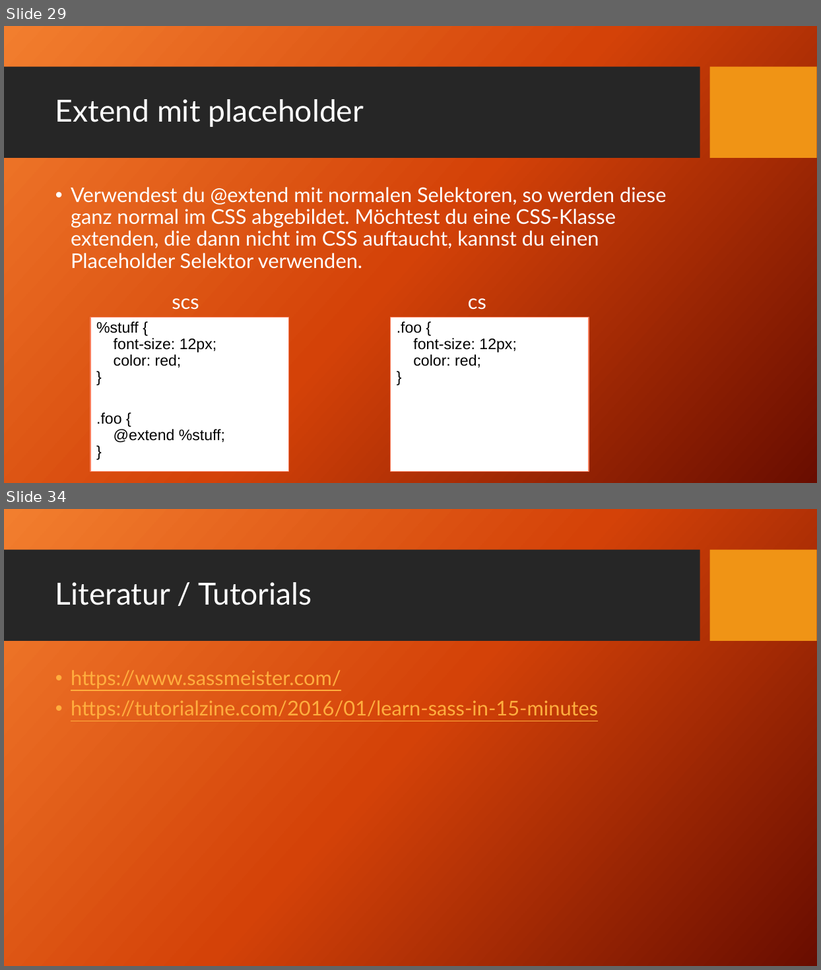
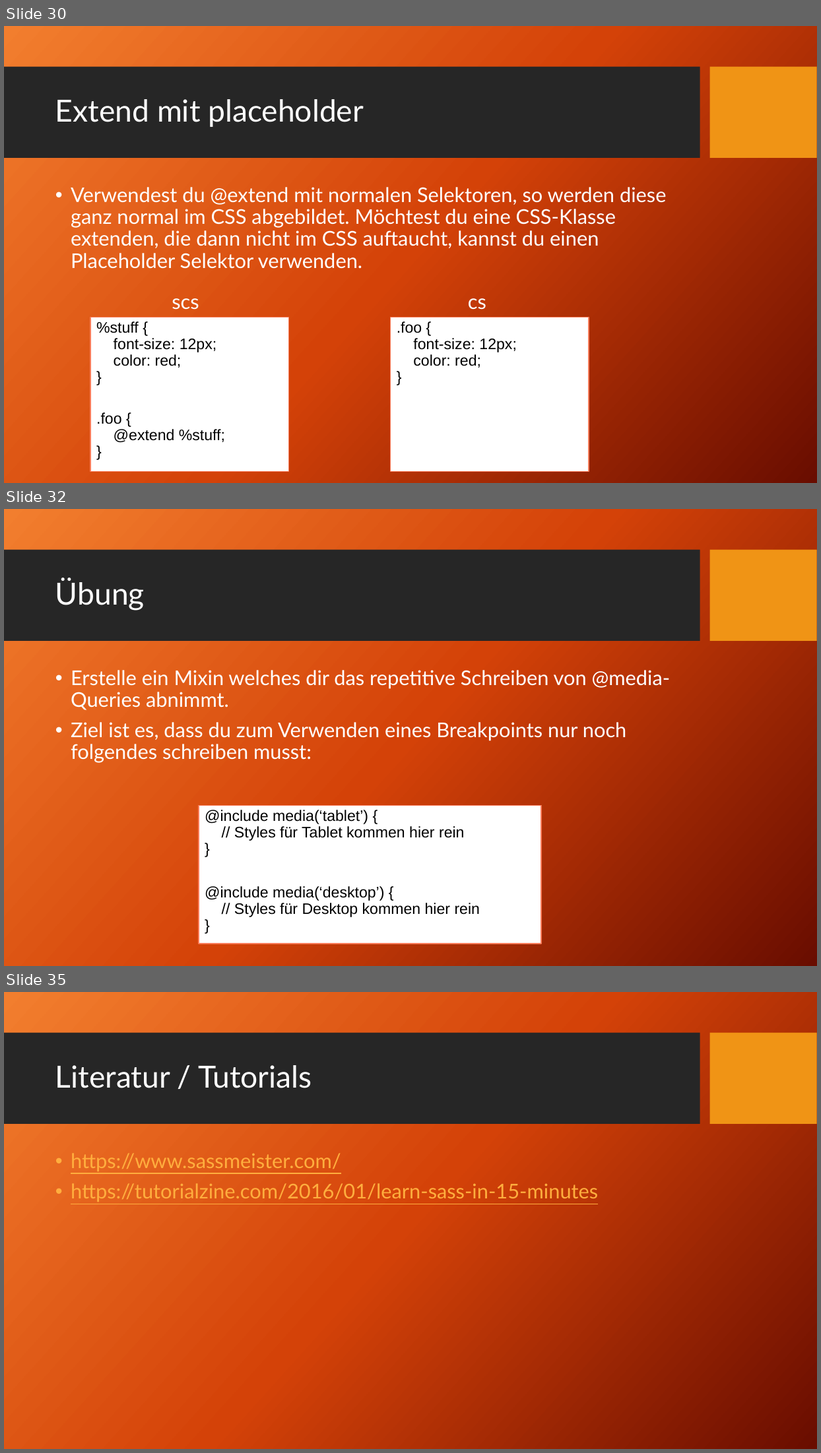
Before and after one commit to TomFrey/htmlCssBasicUebungen, a slide deck: sassSchulung.pptx. Shown one above the other, each under a label of ours: slides 29 and 34 before the commit, slides 30, 32 and 35 after it; the slides between them are not shown. The pictures are 821x970 and 821x1453 pixels, drawn with LibreOffice and Linux fonts; fonts in the diff are those of the drawing; background and template pictures are left out. Boxes give left, top, right and bottom in pixels: in the first picture for what was removed or moved away, otherwise in the second. Text is boxed around its words. In the diff, an @@ line names an element or a change of style, - is before the commit and + after.

Commit message:
mixin content plus Übung dazu hinzugefügt.

```diff
--- a/sassSchulung.pptx
+++ b/sassSchulung.pptx
@@ slide 32 added at (4, 509, 817, 966), background picture (left out); not listed: 2 template elements that a slide beside it also shows @@
@@ title added at (55, 578, 145, 611), 36 pt, text #FFFFFF @@
+Übung
@@ text added at (71, 670, 671, 763), 24 pt, text #FFFFFF @@
+• Erstelle ein Mixin welches dir das repetitive Schreiben von @media-Queries abnimmt.
+• Ziel ist es, dass du zum Verwenden eines Breakpoints nur noch folgendes schreiben musst:
@@ rectangle added at (199, 805, 541, 944), fill #FFFFFF, outline #FA7E5C 1 pt, 18 pt, text #000000 @@
+@include media(‘tablet’) {
+// Styles für Tablet kommen hier rein
+}
+@include media(‘desktop’) {
+// Styles für Desktop kommen hier rein
+}
@@ what was slide 29 is now slide 30 @@
@@ what was slide 34 is now slide 35 @@
```
Also in this commit, not shown: 2 slides changed, 1 other slide added, 1 slide removed, 6 other files.
